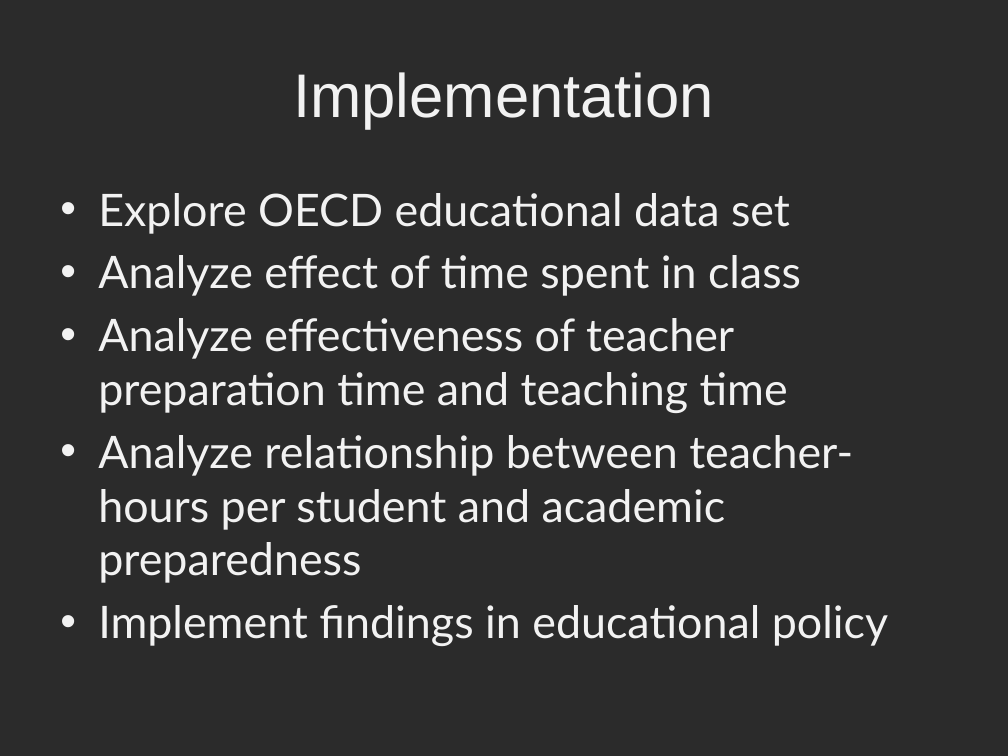
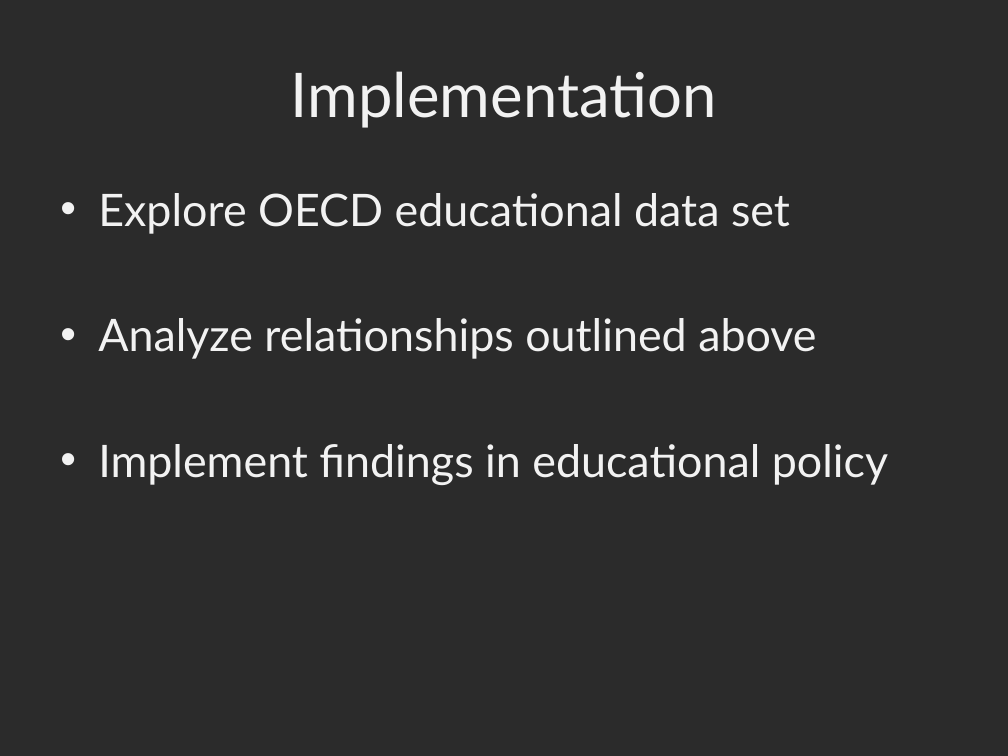
Before and after one commit to jtpdowns/DownsKay-W205-Project, a slide deck: slide 8 of TeacherActivitiesAndStudentPerformance.pptx (slide 6 before the commit). Drawn at 1008x756 pixels with LibreOffice and Linux fonts; fonts in the diff are those of the drawing; background and template pictures are left out; a plain dark background stands for a picture behind light text. Boxes give left, top, right and bottom in pixels: in the first picture for what was removed or moved away, otherwise in the second. Text is boxed around its words. In the diff, an @@ line names an element or a change of style, - is before the commit and + after.

```diff
--- a/TeacherActivitiesAndStudentPerformance.pptx
+++ b/TeacherActivitiesAndStudentPerformance.pptx
@@ title "Implementation" at <box>291,71,717,128</box>: font Arial to Lato @@
@@ text at <box>98,318,816,359</box>: text changed @@
-• Analyze effect of time spent in class
-• Analyze effectiveness of teacher preparation time and teaching time
-• Analyze relationship between teacher-hours per student and academic preparedness
+• Analyze relationships outlined above
```
Also in this commit, not shown: 3 other slides changed, 2 slides added.
